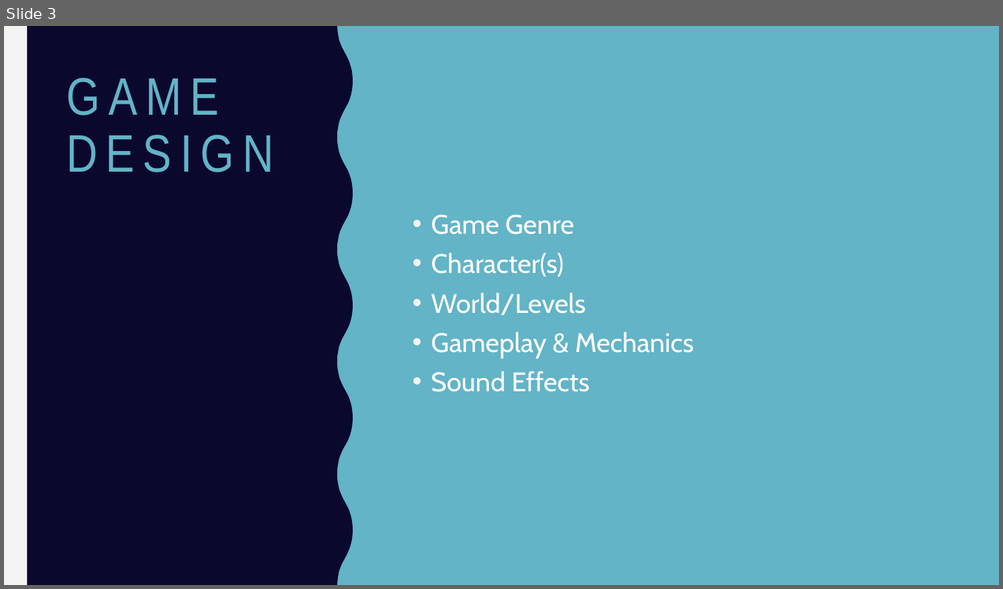
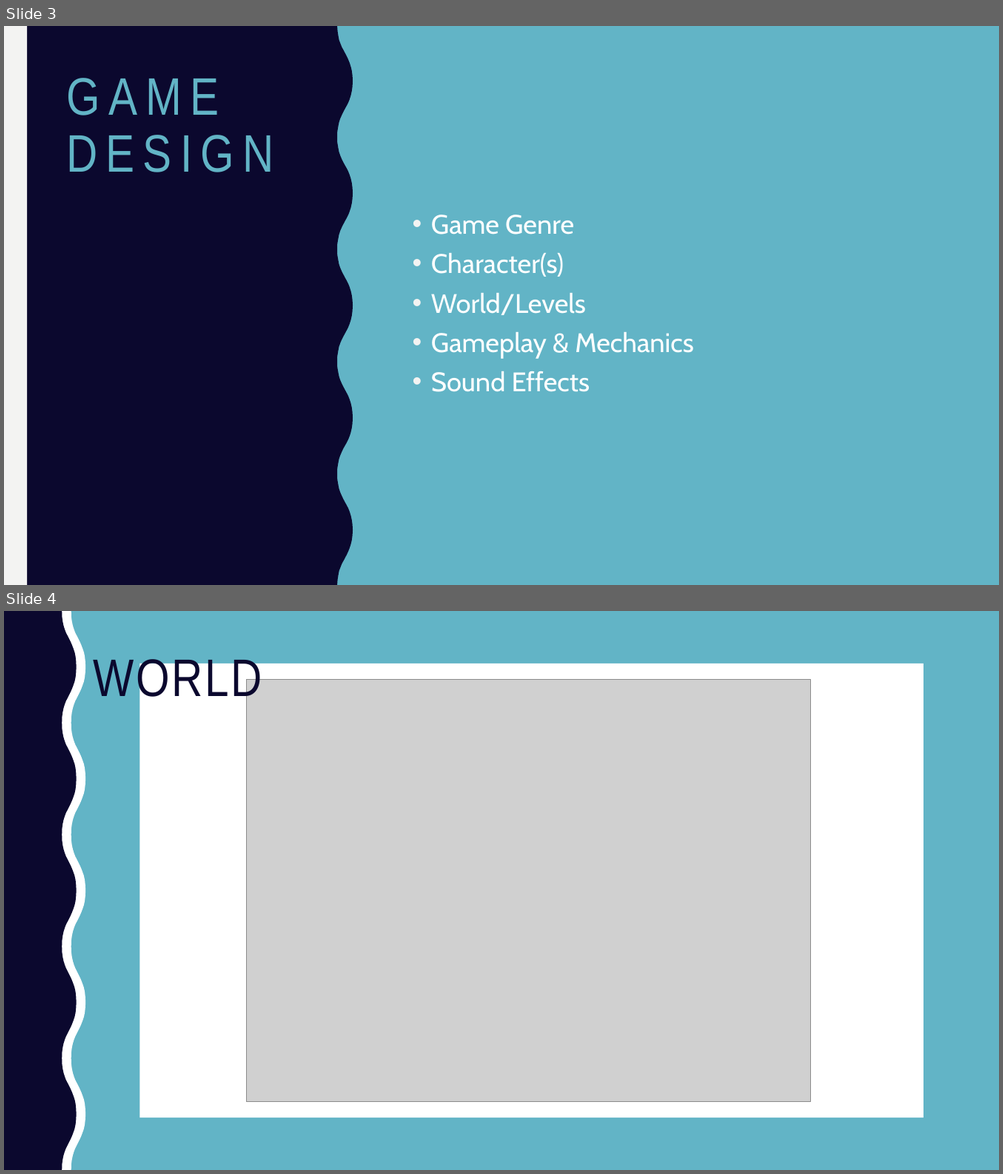
Before and after one commit to UO270656/ProfeNoLoHicimos, a slide deck: SPRINT1/SPRINT_1.pptx. Shown one above the other, each under a label of ours: slide 3 before the commit, slides 3 and 4 after it. The pictures are 1003x589 and 1003x1174 pixels, drawn with LibreOffice and Linux fonts; fonts in the diff are those of the drawing; grey boxes stand for pictures. Boxes give left, top, right and bottom in pixels: in the first picture for what was removed or moved away, otherwise in the second. Text is boxed around its words. In the diff, an @@ line names an element or a change of style, - is before the commit and + after.

```diff
--- a/SPRINT1/SPRINT_1.pptx
+++ b/SPRINT1/SPRINT_1.pptx
@@ slide 4 added at bbox=[4, 611, 999, 1170], background #F3F3F2 @@
@@ freeform shape added at bbox=[4, 611, 77, 1170], fill #0B082E @@
@@ freeform shape added at bbox=[13, 611, 85, 1170], fill #FFFFFF @@
@@ rectangle added at bbox=[63, 611, 999, 1170], fill #62B4C6 @@
@@ rectangle added at bbox=[976, 611, 999, 1170], fill #62B4C6 @@
@@ title added at bbox=[93, 659, 262, 706], 51 pt, text #0B082E @@
+WORLD
@@ rectangle added at bbox=[140, 664, 923, 1118], fill #FFFFFF @@
@@ picture added at bbox=[247, 680, 811, 1102] @@
```
Also in this commit, not shown: 2 slides changed.
